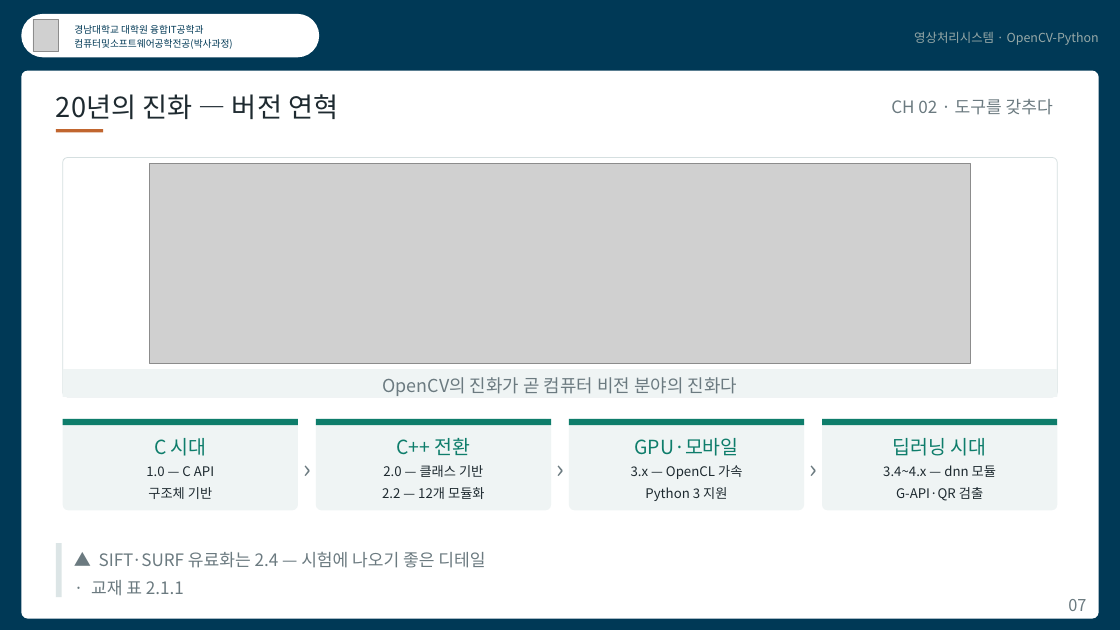
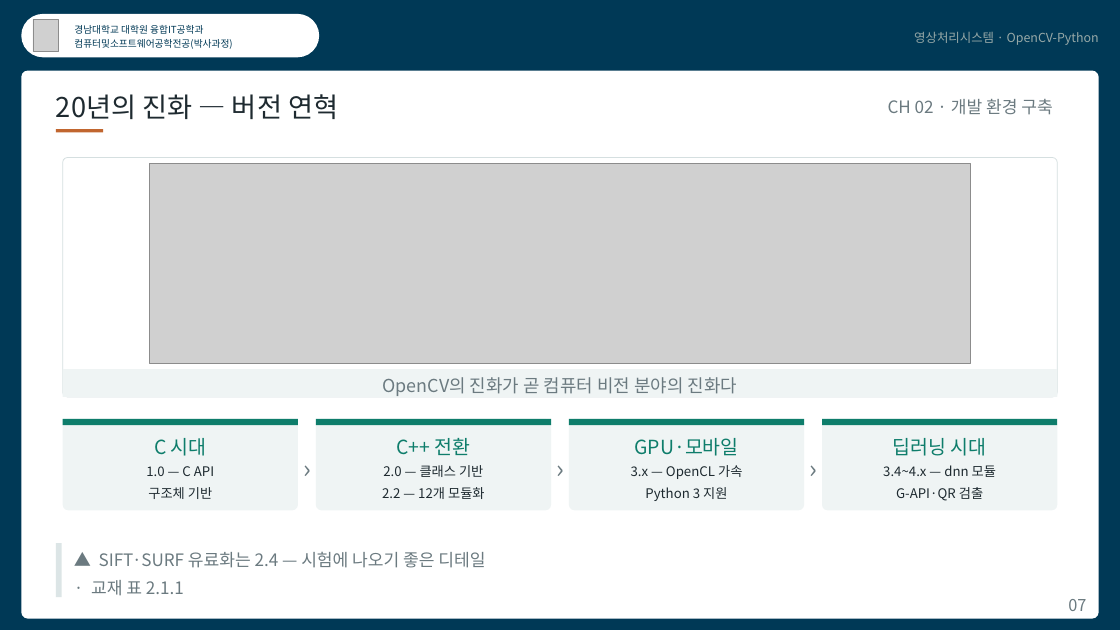
Before and after one commit to kkiimmiinn/cs-study-lab, a slide deck: slide 7 of ips/영상처리시스템_CH02.pptx. Drawn at 1120x630 pixels with LibreOffice and Linux fonts; fonts in the diff are those of the drawing; grey boxes stand for pictures. Boxes give left, top, right and bottom in pixels: in the first picture for what was removed or moved away, otherwise in the second. Text is boxed around its words. In the diff, an @@ line names an element or a change of style, - is before the commit and + after.

```diff
--- a/ips/영상처리시스템_CH02.pptx
+++ b/ips/영상처리시스템_CH02.pptx
@@ text at (888, 99, 1052, 115): text changed @@
-CH 02 · 도구를 갖추다
+CH 02 · 개발 환경 구축
```
Also in this commit, not shown: 15 other slides changed, 50 other files.
